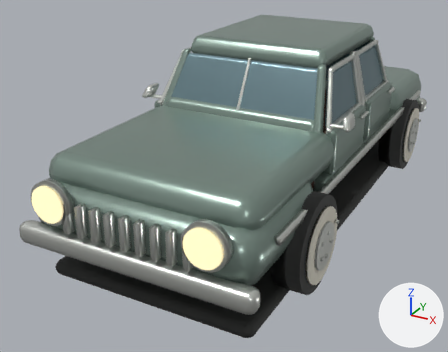
One commit to the glTF model public/art/models/ford.glb: the scene before it, then after it.
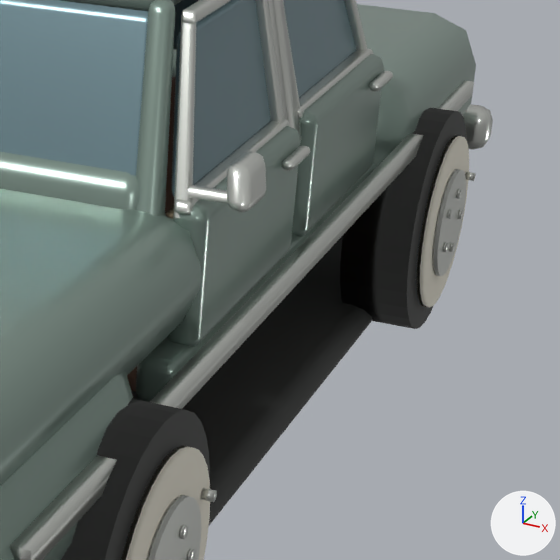
Each version is shown whole from a camera (50 mm lens) standing at (2.26, -5.05, 2.64) and looking at (-0.3, -0.41, 0.32), then close up on the part from 60% to 100% of the width and 18% to 69% of the height. The axes (+X, +Y, +Z) are drawn at lower right. The lights are the same throughout. The last two pictures show the newer version. Where no turn or scale is listed for an object, it has been applied to the vertices. Vertices at exactly the same position are counted once.

The scene before the commit, as lines of its bpy script (objects in view):
```python
me_cube = bpy.data.meshes.new('Cube')
me_cube.from_pydata(...)  # 456 vertices, 896 faces; spans x -0.85..0.85, y -2.12..2.12, z -0.06..1.14
me_cube.materials.append(mat_rubber)  # black #2c2e2c
me_cube_055 = bpy.data.meshes.new('Cube.055')
me_cube_055.from_pydata(...)  # 56 vertices, 108 faces; spans x -0.047..0.047, y -0.403..0.403, z -0.19..0.19
me_cube_055.materials.append(mat_enamel)  # grey #84978e
me_cube_056 = bpy.data.meshes.new('Cube.056')
me_cube_056.from_pydata(...)  # 56 vertices, 108 faces; spans x -0.013..0.013, y -0.377..0.377, z -0.15..0.15
me_cube_056.materials.append(mat_door_lining)  # brown #81735b
me_cube_064 = bpy.data.meshes.new('Cube.064')
me_cube_064.from_pydata(...)  # 56 vertices, 108 faces; spans x -0.047..0.047, y -0.38..0.38, z -0.19..0.19
me_cube_064.materials.append(mat_enamel)  # grey #84978e
ob_door_skin_002 = bpy.data.objects.new('door skin.002', me_cube_055)
ob_door_skin_002.location = (0.8, -0.312, 0.855)
ob_door_skin_003 = bpy.data.objects.new('door skin.003', me_cube_064)
ob_door_skin_003.location = (0.8, 0.57, 0.855)
ob_door_upholstery_002 = bpy.data.objects.new('door upholstery.002', me_cube_056)
ob_door_upholstery_002.location = (0.744, -0.312, 0.865)
ob_floor_pan = bpy.data.objects.new('floor pan', me_cube)
ob_floor_pan.location = (0.0, 0.0, 0.09)
# also in view: 'door window surround.004' at (0.77, -0.3, 1.17); 'door window surround.006' at (0.77, 0.57, 1.17); 'bench cushion' at (0.0, 0.43, 0.56); 'whitewall.003' at (1.0, 1.35, 0.39); 'whitewall.002' at (1.0, -1.3, 0.39)
```
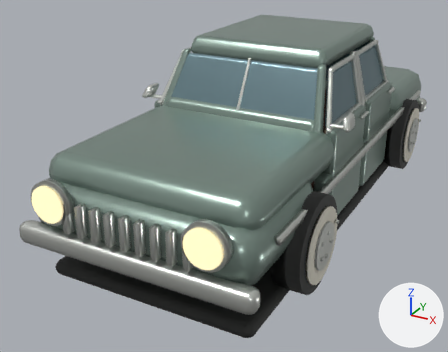
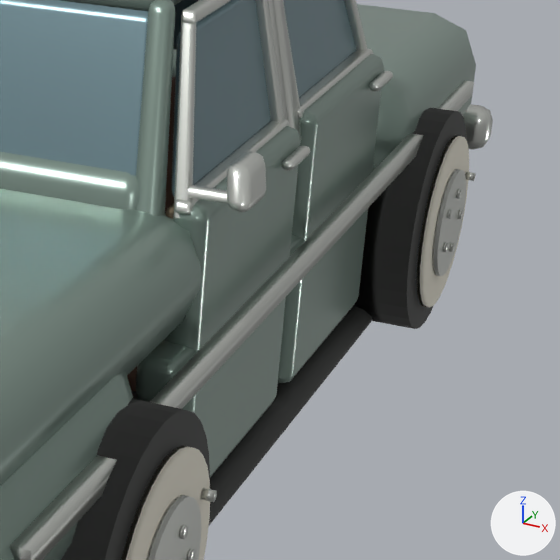
Where the newer file only moved an object's origin or applied its transform, the numbers keep the older frame.

Pixel boxes (x1, y1, x2, y2) of what changed, in the close-ups (560 x 560 px; the box of a moved part takes in the faces that stretch with it):
'door skin.002', reshaped: before (166, 126, 301, 347); after (165, 126, 301, 477)
'door skin.003', reshaped (15% wider, 80% taller): before (292, 54, 384, 236); after (278, 54, 384, 383)
'door upholstery.002', reshaped, moved (mostly hidden): before (166, 207, 174, 219); after (166, 203, 174, 219)
part 1 of me_cube_055, moved or reshaped: before (173, 215, 292, 347); after (173, 215, 292, 477)
part 3 of me_cube_064, moved or reshaped: before (292, 124, 346, 236); after (278, 124, 368, 383)
'floor pan', unchanged, covered by the edit: before (131, 236, 372, 525); after (131, 305, 372, 525)

The change, as a diff of the scene's bpy script:
```diff
--- a/public/art/models/ford.glb.py
+++ b/public/art/models/ford.glb.py
@@ me_cube_055 @@
 # used by ob_door_skin_002; location = (0.8, -0.312, 0.855)
-me_cube_055.from_pydata(...)  # 56 vertices, 108 faces; spans x -0.047..0.047, y -0.403..0.403, z -0.19..0.19
+me_cube_055.from_pydata(...)  # 56 vertices, 108 faces; spans x -0.047..0.047, y -0.403..0.403, z -0.65..0.19
+# me_cube_055 part 1: all 28 vertices in x -0.047..0.047, y -0.403..0.403, z -0.19..-0.155 are moved by (0.0, 0.0, -0.46)
 me_cube_055.materials.append(mat_enamel)
@@ me_cube_056 @@
 # used by ob_door_upholstery_002; location = (0.744, -0.312, 0.865)
-me_cube_056.from_pydata(...)  # 56 vertices, 108 faces; spans x -0.013..0.013, y -0.377..0.377, z -0.15..0.15
+me_cube_056.from_pydata(...)  # 56 vertices, 108 faces; spans x -0.013..0.013, y -0.377..0.377, z -0.375..0.375
+# me_cube_056 part 2: all 28 vertices in x -0.013..0.013, y -0.377..0.377, z 0.138..0.15 are moved by (0.0, 0.0, 0.225)
+# other edits to the shape of me_cube_056 do not show in these pictures
 me_cube_056.materials.append(mat_door_lining)
@@ me_cube_064 @@
 # used by ob_door_skin_003; location = (0.8, 0.57, 0.855)
-me_cube_064.from_pydata(...)  # 56 vertices, 108 faces; spans x -0.047..0.047, y -0.38..0.38, z -0.19..0.19
+me_cube_064.from_pydata(...)  # 56 vertices, 108 faces; spans x -0.047..0.047, y -0.38..0.38, z -0.65..0.19
+# me_cube_064 part 3: all 28 vertices in x -0.047..0.047, y -0.38..0.38, z -0.19..-0.155 are moved by (0.0, 0.0, -0.46)
 me_cube_064.materials.append(mat_enamel)
@@ ob_door_upholstery_002 @@
 ob_door_upholstery_002 = bpy.data.objects.new('door upholstery.002', me_cube_056)
-ob_door_upholstery_002.location = (0.744, -0.312, 0.865)
+ob_door_upholstery_002.location = (0.744, -0.312, 0.65)
```
